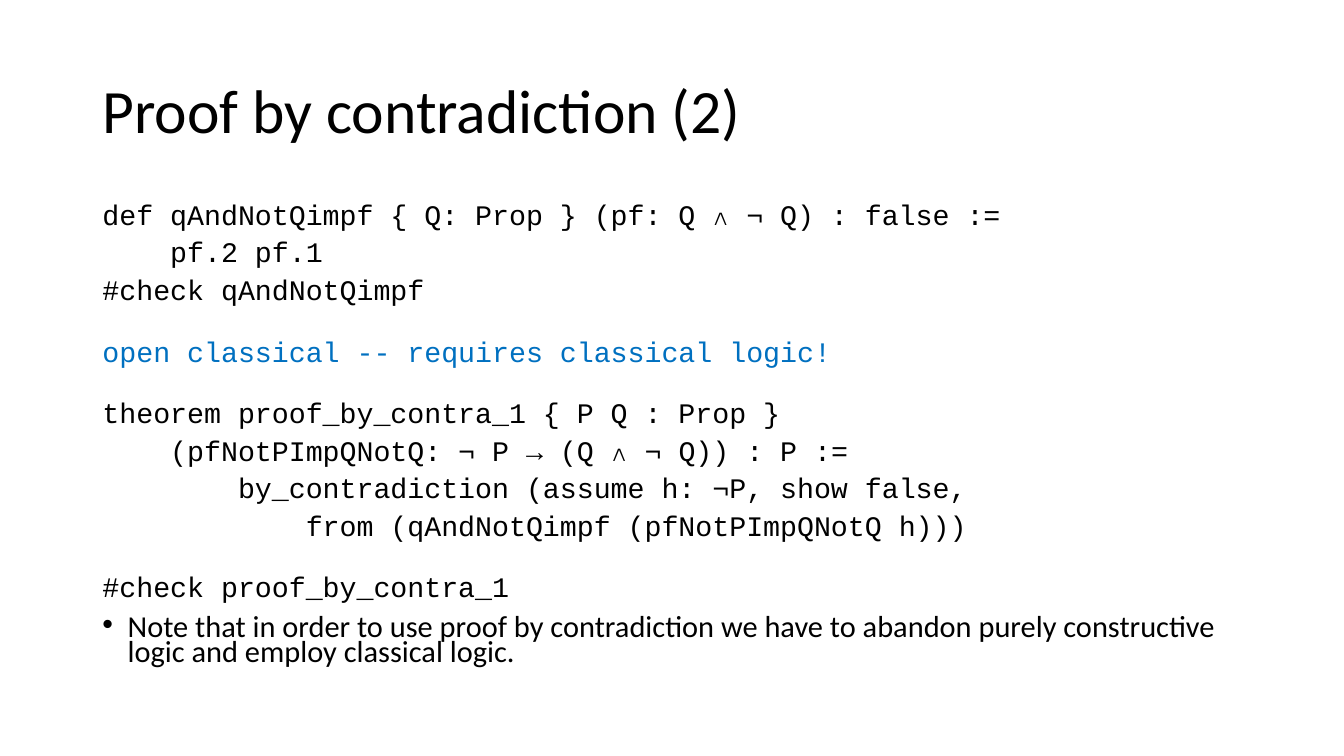
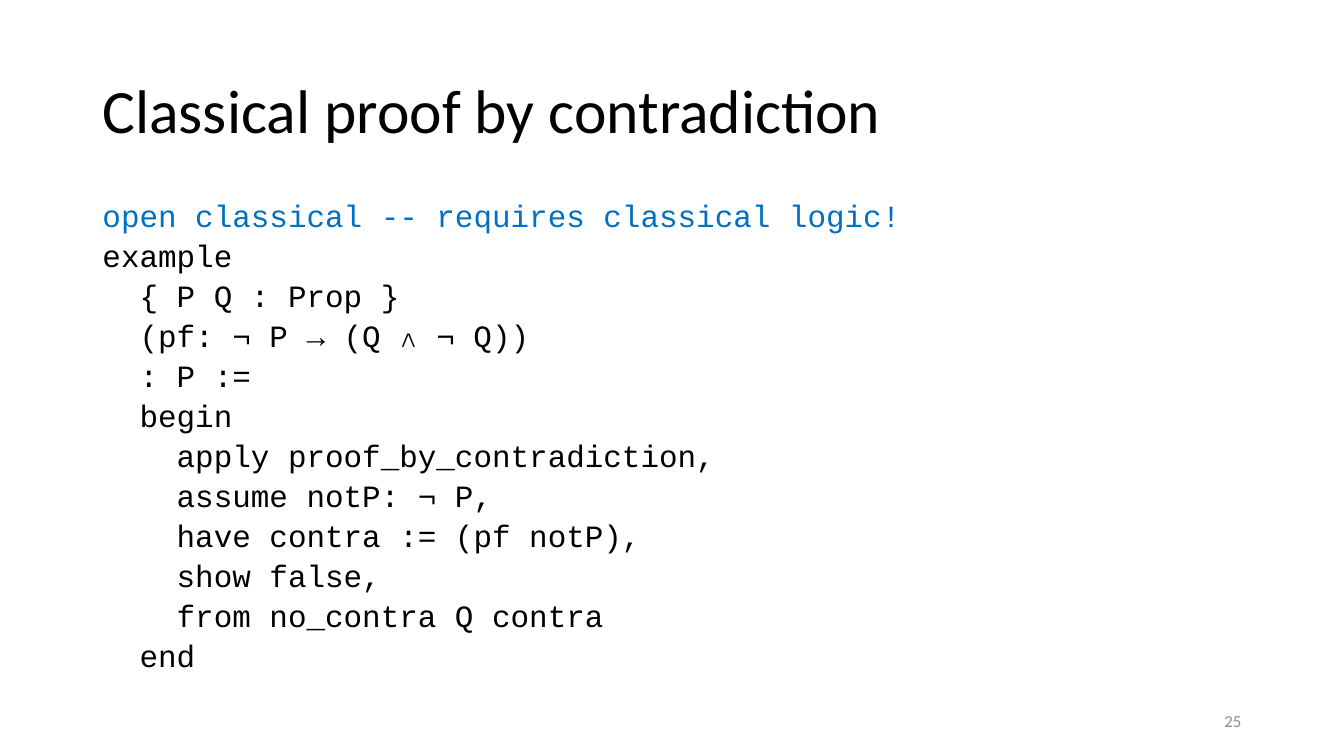
Before and after one commit to kevinsullivan/cs-dm, a slide deck: slide 25 of 06_Negation/Negation.pptx (slide 10 before the commit). Drawn at 1344x756 pixels with LibreOffice and Linux fonts; fonts in the diff are those of the drawing. Boxes give left, top, right and bottom in pixels: in the first picture for what was removed or moved away, otherwise in the second. Text is boxed around its words. In the diff, an @@ line names an element or a change of style, - is before the commit and + after.

```diff
--- a/06_Negation/Negation.pptx
+++ b/06_Negation/Negation.pptx
@@ title at (102, 90, 881, 143): text changed @@
-Proof by contradiction (2)
+Classical proof by contradiction
@@ text at (102, 205, 950, 306): paragraphs removed @@
-def qAndNotQimpf { Q: Prop } (pf: Q ∧ ¬ Q) : false :=
-pf.2 pf.1
-#check qAndNotQimpf
@@ text at (102, 204, 900, 234): size 20.1 to 22.1 pt in "open classical -- requires classical logic!" @@
@@ text at (102, 244, 715, 668): text changed; size 20.1 to 22.1 pt @@
-theorem proof_by_contra_1 { P Q : Prop }
-(pfNotPImpQNotQ: ¬ P → (Q ∧ ¬ Q)) : P :=
-by_contradiction (assume h: ¬P, show false,
-from (qAndNotQimpf (pfNotPImpQNotQ h)))
-#check proof_by_contra_1
-• Note that in order to use proof by contradiction we have to abandon purely constructive logic and employ classical logic.
+example
+{ P Q : Prop }
+(pf: ¬ P → (Q ∧ ¬ Q))
+: P :=
+begin
+apply proof_by_contradiction,
+assume notP: ¬ P,
+have contra := (pf notP),
+show false,
+from no_contra Q contra
+end
@@ page number added at (1224, 716, 1241, 727), 12 pt, text #8C8C8C @@
+25
```
Also in this commit, not shown: 10 other slides changed, 18 slides added, 1 other file.
